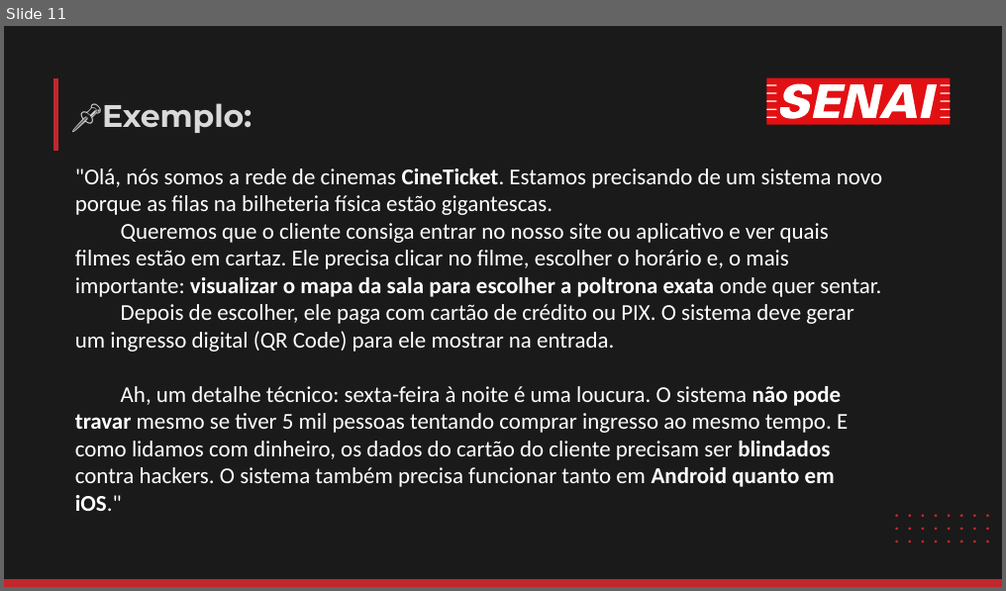
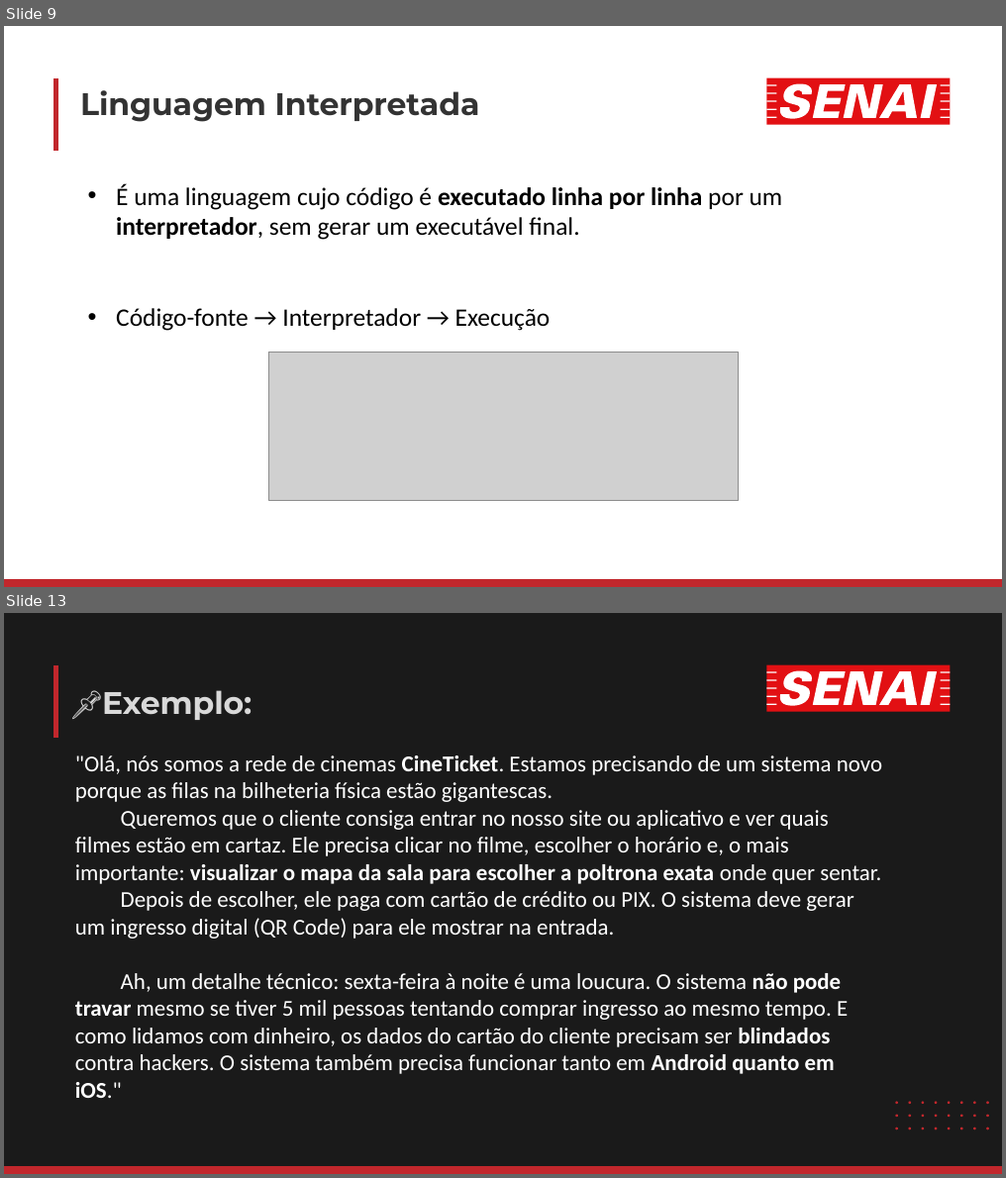
Before and after one commit to luisfernandospoljaric/senai2026, a slide deck: ds/seduc/1des/01-lopal/Aula02/LógicaAula2.pptx. Shown one above the other, each under a label of ours: slide 11 before the commit, slides 9 and 13 after it; the slides between them are not shown. The pictures are 1006x591 and 1006x1178 pixels, drawn with LibreOffice and Linux fonts; fonts in the diff are those of the drawing; grey boxes stand for pictures. Boxes give left, top, right and bottom in pixels: in the first picture for what was removed or moved away, otherwise in the second. Text is boxed around its words. In the diff, an @@ line names an element or a change of style, - is before the commit and + after.

```diff
--- a/ds/seduc/1des/01-lopal/Aula02/LógicaAula2.pptx
+++ b/ds/seduc/1des/01-lopal/Aula02/LógicaAula2.pptx
@@ slide 9 added at [4, 26, 1002, 587], background #FFFFFF @@
@@ freeform shape added at [56, 78, 56, 151], outline #C1272C 8.24 pt @@
@@ freeform shape added at [766, 78, 949, 125], fill #E21013 @@
@@ freeform shape added at [766, 84, 949, 119], fill #FFFFFF @@
@@ title added at [80, 90, 480, 122], 49.5 pt, text #333333, bold @@
+Linguagem Interpretada
@@ text added at [116, 184, 783, 331], 40 pt, text #000000 @@
+• É uma linguagem cujo código é executado linha por linha por um interpretador, sem gerar um executável final.
+• Código-fonte → Interpretador → Execução
@@ picture added at [268, 352, 738, 500] @@
@@ freeform shape added at [4, 579, 1002, 587], fill #C1272C @@
@@ what was slide 11 is now slide 13 @@
```
Also in this commit, not shown: 4 slides changed, 7 other slides added, 6 slides removed, 2 other files.
